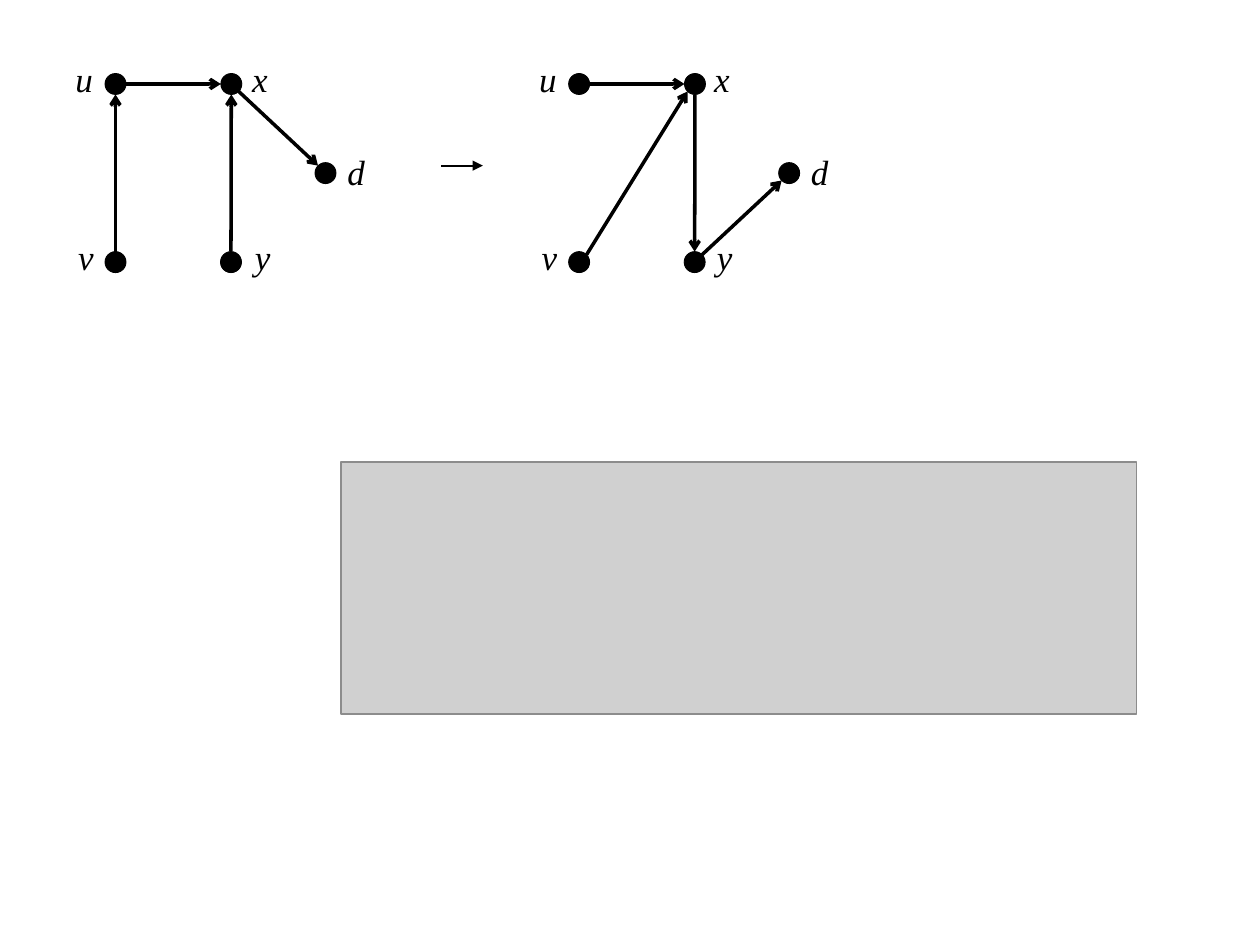
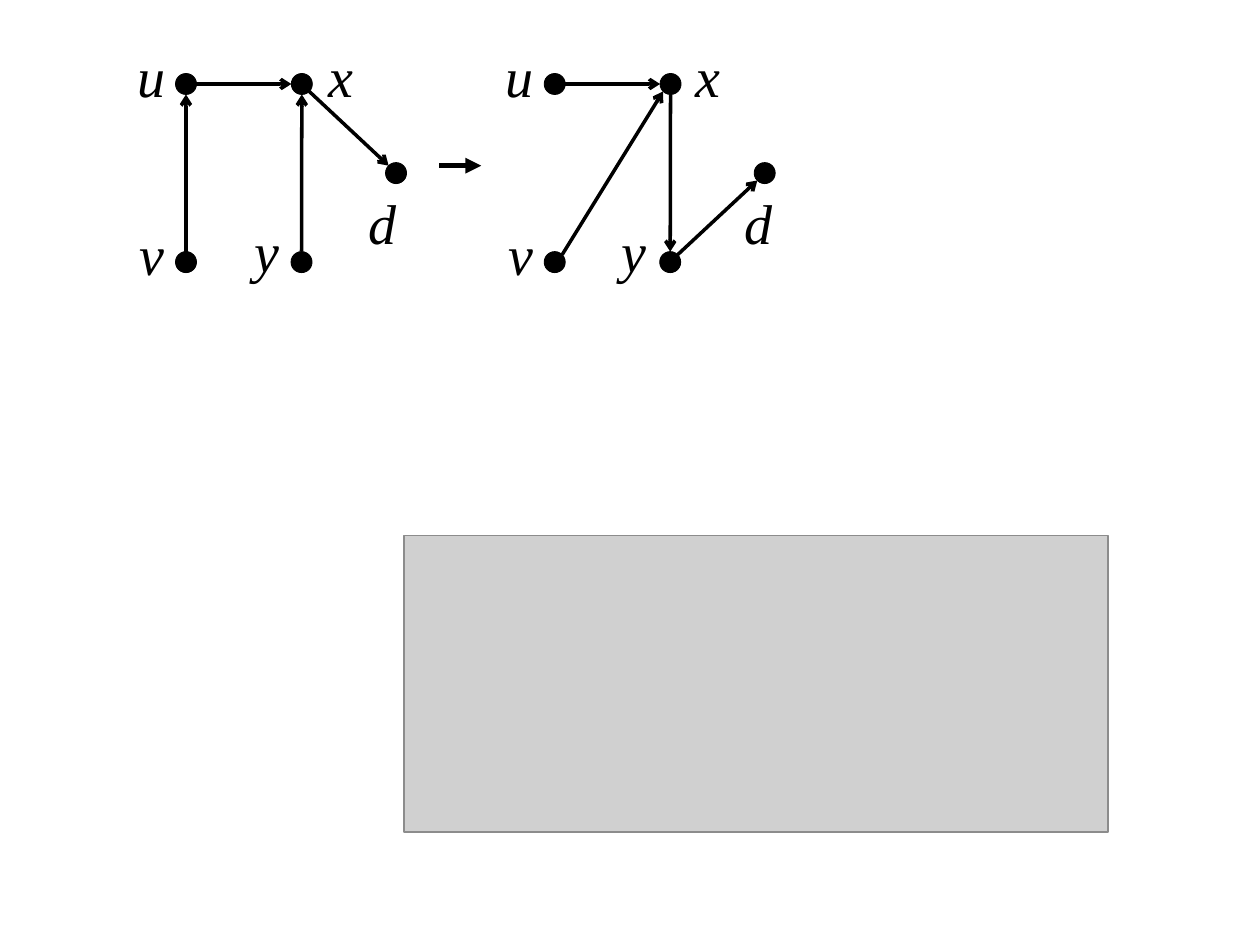
Before and after one commit to ratulm/consistency, a slide deck: slide 1 of figures/allfigures.pptx. Drawn at 1260x945 pixels with LibreOffice and Linux fonts; fonts in the diff are those of the drawing; grey boxes stand for pictures. Boxes give left, top, right and bottom in pixels: in the first picture for what was removed or moved away, otherwise in the second. Text is boxed around its words. In the diff, an @@ line names an element or a change of style, - is before the commit and + after.

Commit message:
pptx

```diff
--- a/figures/allfigures.pptx
+++ b/figures/allfigures.pptx
@@ text "u" moved from (x1=75, y1=76, x2=93, y2=93) to (x1=137, y1=71, x2=165, y2=98) @@
@@ text "x" moved from (x1=252, y1=76, x2=268, y2=92) to (x1=328, y1=71, x2=353, y2=97) @@
@@ text "u" moved from (x1=539, y1=76, x2=557, y2=93) to (x1=506, y1=71, x2=534, y2=98) @@
@@ text "x" moved from (x1=714, y1=76, x2=730, y2=92) to (x1=695, y1=71, x2=720, y2=97) @@
@@ 5 ellipses, 4 arrows moved together from (x1=568, y1=73, x2=800, y2=273) to (x1=544, y1=73, x2=776, y2=273) @@
@@ arrow (440, 165) - (481, 165): stroke #000000 1 pt to #000000 3 pt @@
@@ text "d" moved from (x1=347, y1=160, x2=365, y2=186) to (x1=368, y1=205, x2=396, y2=245) @@
@@ size 20 to 32 pt in 10 elements at (x1=255, y1=246, x2=280, y2=282), (x1=695, y1=71, x2=720, y2=97), (x1=509, y1=249, x2=534, y2=276), (x1=506, y1=71, x2=534, y2=98), (x1=140, y1=249, x2=165, y2=276), (x1=137, y1=71, x2=165, y2=98), (x1=328, y1=71, x2=353, y2=97), (x1=368, y1=205, x2=396, y2=245), (x1=622, y1=246, x2=647, y2=282), (x1=745, y1=205, x2=773, y2=245) @@
@@ text "d" moved from (x1=811, y1=160, x2=829, y2=186) to (x1=745, y1=205, x2=773, y2=245) @@
@@ text "v" moved from (x1=78, y1=254, x2=94, y2=271) to (x1=140, y1=249, x2=165, y2=276) @@
@@ text "y" moved from (x1=255, y1=254, x2=271, y2=277) to (x1=255, y1=246, x2=280, y2=282) @@
@@ text "v" moved from (x1=542, y1=254, x2=558, y2=271) to (x1=509, y1=249, x2=534, y2=276) @@
@@ text "y" moved from (x1=717, y1=242, x2=733, y2=277) to (x1=622, y1=246, x2=647, y2=282) @@
@@ 5 ellipses, 4 arrows moved together from (x1=105, y1=73, x2=336, y2=273) to (x1=175, y1=73, x2=407, y2=273) @@
@@ picture removed at (x1=341, y1=462, x2=1137, y2=714) @@
@@ picture added at (x1=404, y1=536, x2=1109, y2=832) @@
```
Also in this commit, not shown: 2 other slides changed.
